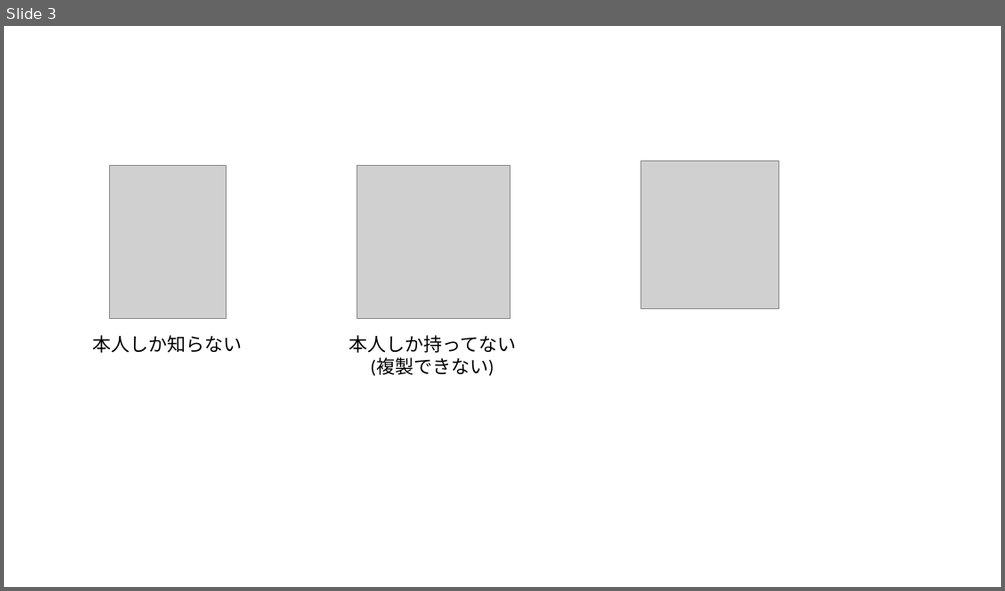
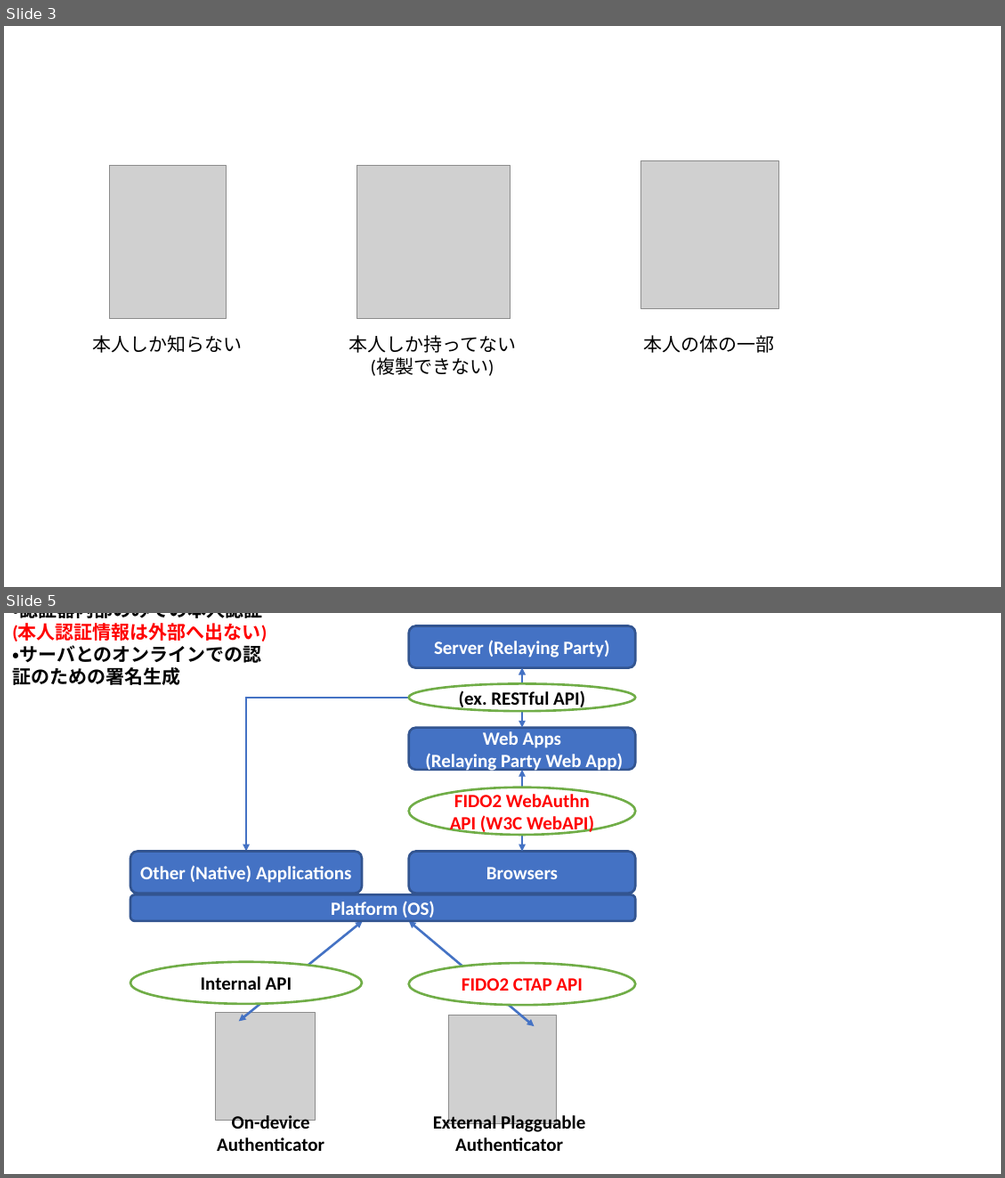
Before and after one commit to junkurihara/class-fido2_webauthn, a slide deck: slides/Figs/figures.pptx. Shown one above the other, each under a label of ours: slide 3 before the commit, slides 3 and 5 after it; the slides between them are not shown. The pictures are 1005x591 and 1005x1178 pixels, drawn with LibreOffice and Linux fonts; fonts in the diff are those of the drawing; grey boxes stand for pictures. Boxes give left, top, right and bottom in pixels: in the first picture for what was removed or moved away, otherwise in the second. Text is boxed around its words. In the diff, an @@ line names an element or a change of style, - is before the commit and + after.

```diff
--- a/slides/Figs/figures.pptx
+++ b/slides/Figs/figures.pptx
@@ slide 5 added at (4,613,1001,1174), background #FFFFFF @@
@@ text added at (12,613,267,685), 18 pt, text #000000, bold @@
+・認証器内部のみでの本人認証 (本人認証情報は外部へ出ない)
+・サーバとのオンラインでの認証のための署名生成
@@ rounded rectangle added at (409,625,635,667), fill #4472C4, outline #325491 2.25 pt, 18 pt, text #FFFFFF, bold @@
+Server (Relaying Party)
@@ elbow double arrow added from (522, 667) to (246, 852), #4472C4 2.25 pt @@
@@ ellipse added at (409,684,635,712), fill #FFFFFF, outline #70AD47 2.25 pt, 18 pt, text #000000, bold @@
+(ex. RESTful API)
@@ double arrow added from (522, 667) to (522, 728), #4472C4 2.25 pt @@
@@ rounded rectangle added at (409,728,635,770), fill #4472C4, outline #325491 2.25 pt, 18 pt, text #FFFFFF, bold @@
+Web Apps
+(Relaying Party Web App)
@@ double arrow added from (522, 770) to (522, 852), #4472C4 2.25 pt @@
@@ ellipse added at (409,787,635,835), fill #FFFFFF, outline #70AD47 2.25 pt, 18 pt, text #FF0000, bold @@
+FIDO2 WebAuthn API (W3C WebAPI)
@@ rounded rectangle added at (130,852,362,893), fill #4472C4, outline #325491 2.25 pt, 18 pt, text #FFFFFF, bold @@
+Other (Native) Applications
@@ rounded rectangle added at (409,852,635,893), fill #4472C4, outline #325491 2.25 pt, 18 pt, text #FFFFFF, bold @@
+Browsers
@@ rounded rectangle added at (130,895,635,921), fill #4472C4, outline #325491 2.25 pt, 18 pt, text #FFFFFF, bold @@
+Platform (OS)
@@ double arrow added from (362, 921) to (239, 1022), #4472C4 2.25 pt @@
@@ double arrow added from (409, 921) to (534, 1027), #4472C4 2.25 pt @@
@@ ellipse added at (130,962,362,1004), fill #FFFFFF, outline #70AD47 2.25 pt, 18 pt, text #000000, bold @@
+Internal API
@@ ellipse added at (409,963,635,1005), fill #FFFFFF, outline #70AD47 2.25 pt, 18 pt, text #FF0000, bold @@
+FIDO2 CTAP API
@@ picture added at (215,1013,315,1120) @@
@@ picture added at (448,1015,557,1124) @@
@@ text added at (217,1115,324,1151), 18 pt, text #000000, bold @@
+On-device
+Authenticator
@@ text added at (433,1113,585,1151), 18 pt, text #000000, bold @@
+External Plagguable
+Authenticator
@@ slide 3 changed as well @@
@@ text added at (644,335,775,353), 18 pt, text #000000 @@
+本人の体の一部
```
Also in this commit, not shown: 3 other slides added, 2 other files.
